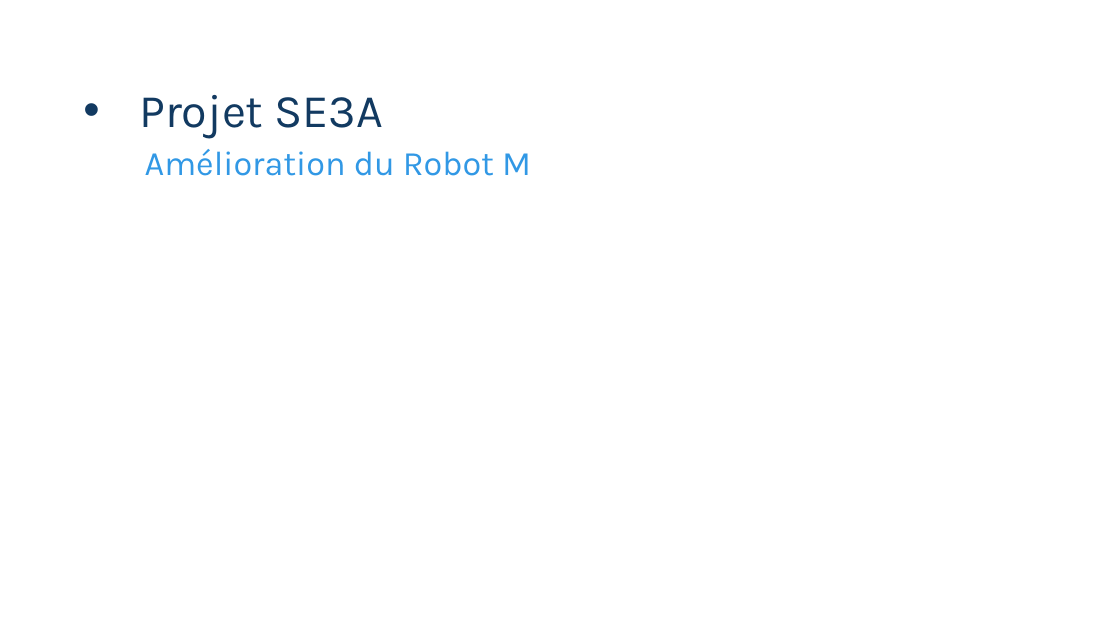
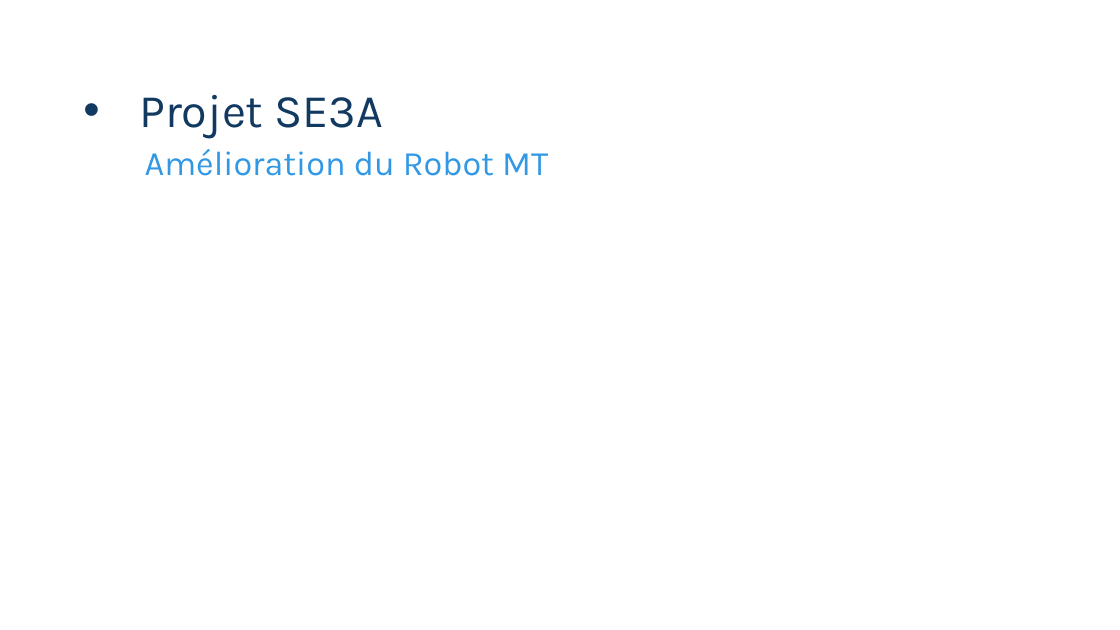
Before and after one commit to marc0bill/RobotMT, a slide deck: slide 1 of Trucs_utiles/Presentation/Projet SE3A.pptx. Drawn at 1120x630 pixels with LibreOffice and Linux fonts; fonts in the diff are those of the drawing; background and template pictures are left out. Boxes give left, top, right and bottom in pixels: in the first picture for what was removed or moved away, otherwise in the second. Text is boxed around its words. In the diff, an @@ line names an element or a change of style, - is before the commit and + after.

```diff
--- a/Trucs_utiles/Presentation/Projet SE3A.pptx
+++ b/Trucs_utiles/Presentation/Projet SE3A.pptx
@@ subtitle at bbox=[145, 149, 548, 176]: text changed @@
-Amélioration du Robot M
+Amélioration du Robot MT
```
Also in this commit, not shown: 1 other slide changed.
